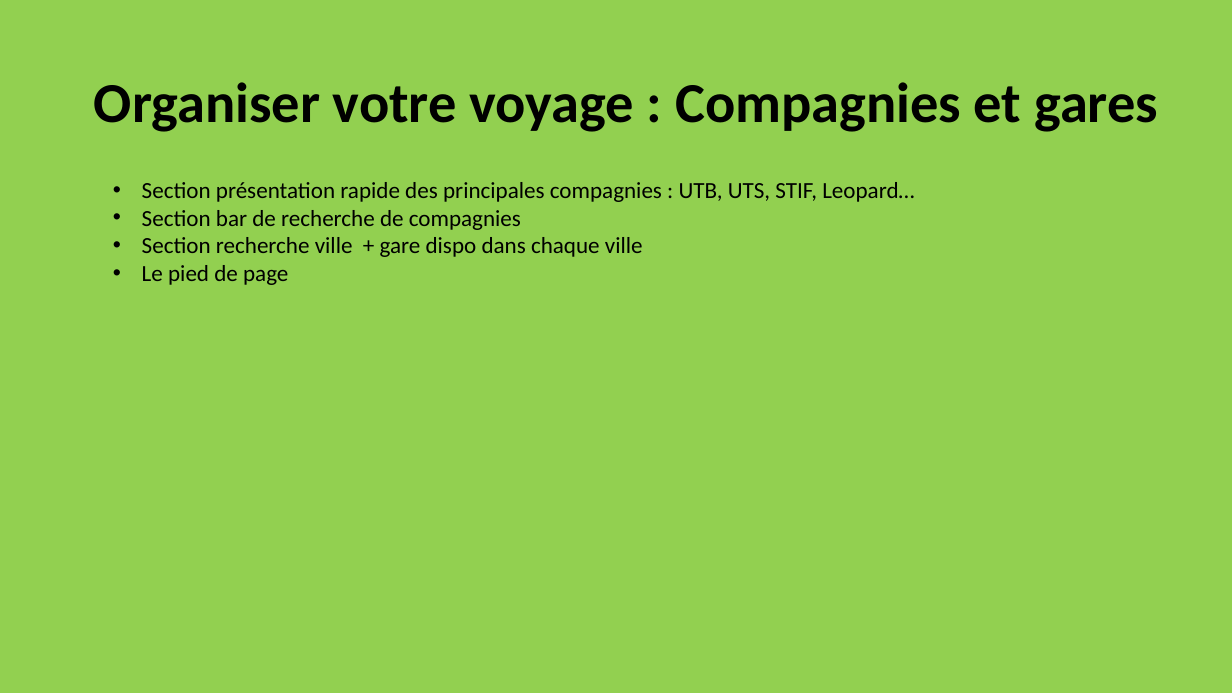
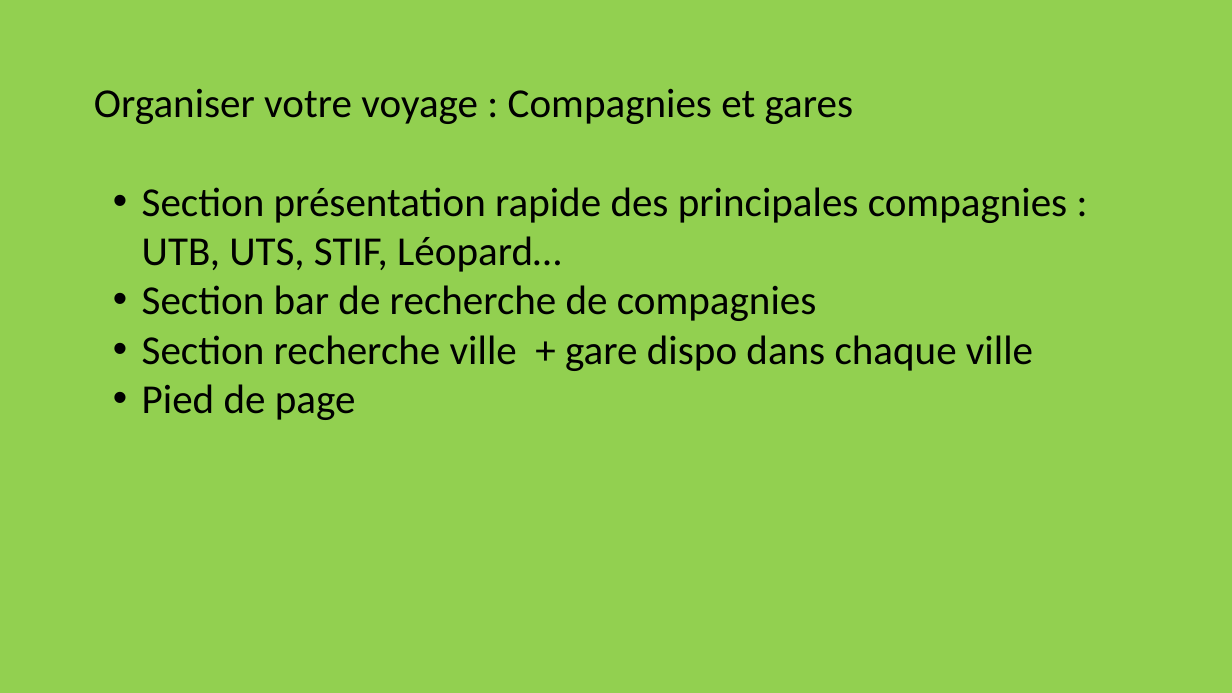
Before and after one commit to Traore-Yao/flash-go-Docs-repo-, a slide deck: slide 5 of plan du site.pptx. Drawn at 1232x693 pixels with LibreOffice and Linux fonts; fonts in the diff are those of the drawing. Boxes give left, top, right and bottom in pixels: in the first picture for what was removed or moved away, otherwise in the second. Text is boxed around its words. In the diff, an @@ line names an element or a change of style, - is before the commit and + after.

```diff
--- a/plan du site.pptx
+++ b/plan du site.pptx
@@ title "Organiser votre voyage : Compagnies ..." at [94,89,854,124]: size 44 to 32 pt, bold off @@
@@ text at [142,187,1067,272]: text changed; size 18 to 32 pt @@
-• Section présentation rapide des principales compagnies : UTB, UTS, STIF, Leopard…
+• Section présentation rapide des principales compagnies : UTB, UTS, STIF, Léopard…
@@ text at [142,285,1033,371]: size 18 to 32 pt in "Section bar de recherche de compagnies", "Section recherche ville + gare dispo dans ..." @@
@@ text at [142,384,356,420]: text changed; size 18 to 32 pt @@
-• Le pied de page
+• Pied de page
```
Also in this commit, not shown: 11 other slides changed.
